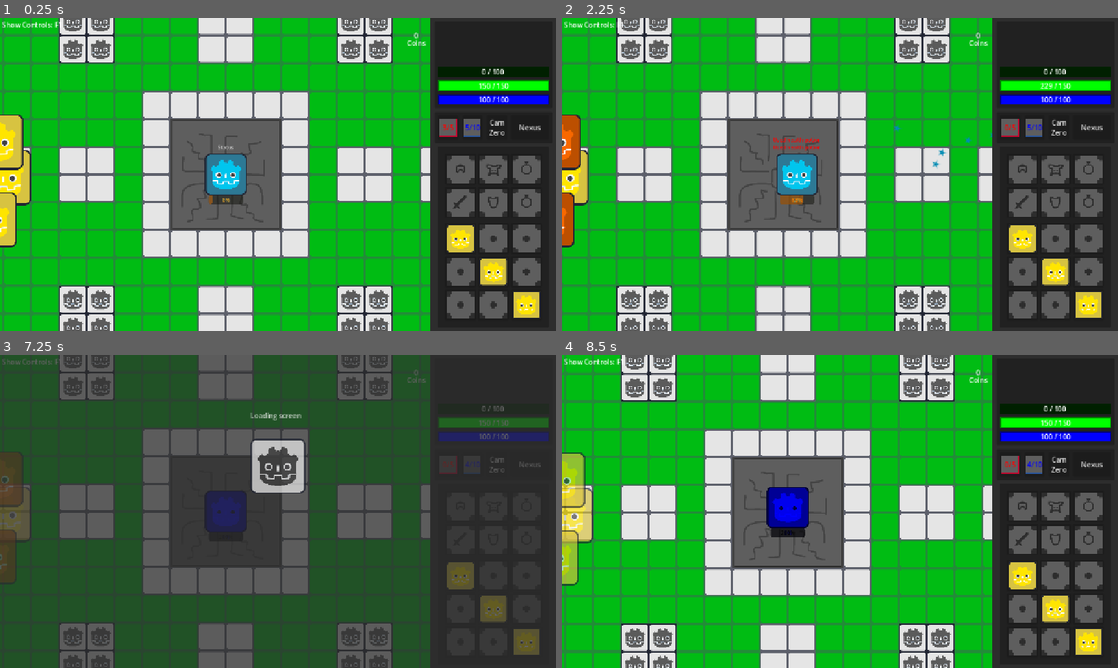
Above: before the commit, frames 1-4 (two rows, left to right).
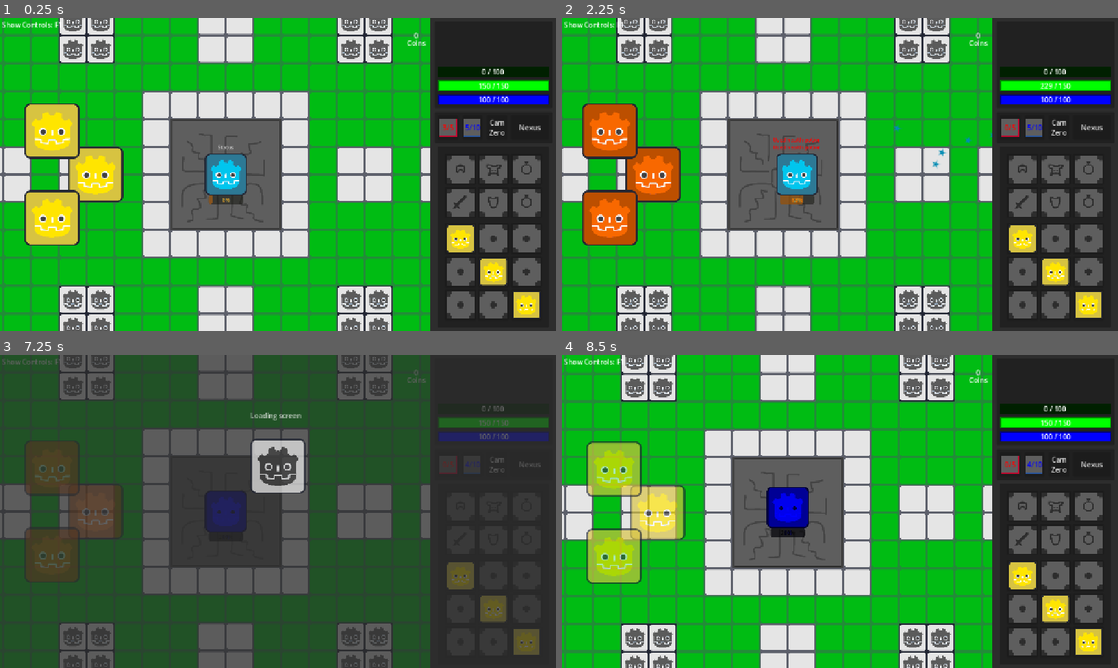
Above: after the commit, the same moments.

Repository: richiii999/ddd
Game: Godot game, scene res://Script Classes and Base Scenes/GameManager.tscn
The game is run twice, just before and just after one commit, with the same random seed, the same clock (stepped at 60 frames per second) and the same inputs.
Inputs (mouse positions are in pixels of both pictures, inside the frame that each line leads up to):
- Up to frame 1 (0.25 s): no input
- Up to frame 2 (2.25 s): click "3/5" at 0.5 s; click "2/5" at 1.25 s; move the mouse to (789, 133) at 2.02 s; hold Right (right) from 2.03 s (still down); tap H (HPot) at 2.1 s
- Up to frame 3 (7.25 s): move the mouse to (166, 527) at 2.77 s; release Right (right) at 2.78 s; hold Down (down) 2.78-3.53 s; tap E (Interact) at 2.85 s; move the mouse to (333, 442) at 3.52 s; press the mouse at (333, 442) at 3.53 s; hold Right (right) 3.53-4.28 s; move the mouse to (250, 574) at 4.27 s; release the mouse at (250, 574) at 4.28 s; hold Up (up) 4.28-5.03 s; tap Q (Loot) at 4.35 s; move the mouse to (444, 558) at 5.02 s; hold Left (left) 5.03-6.53 s; tap G (MPot) at 5.1 s; move the mouse to (111, 464) at 5.77 s; tap N (Nexus) at 5.85 s; move the mouse to (305, 511) at 6.52 s; hold Down (down) from 6.53 s (still down); hold Right mouse button (RMB) from 6.53 s (still down)
- Up to frame 4 (8.5 s): move the mouse to (756, 433) at 7.27 s; release Down (down) at 7.28 s; release Right mouse button (RMB) at 7.28 s; hold Right (right) 7.28-8.03 s; tap - (minus) at 7.35 s; move the mouse to (962, 495) at 8.02 s; hold Up (up) from 8.03 s (still down); tap = (plus) at 8.1 s

The runs differ from the first frame. In frame 1, 6.9% of the frame differs, in the area x 0-23%, y 27-74%; in frame 2, 6.5%; in frame 3, 6.3%; in frame 4, 6.8%.

Commit message:
itemspawner stuff

Diff:
--- a/Entity/Player/Player.tscn
+++ b/Entity/Player/Player.tscn
@@ -80,7 +80,7 @@
 unique_name_in_owner = true
 metadata/_edit_use_anchors_ = true
 
-[node name="MP_Bar" parent="CanvasLayer/RMenu" index="4"]
+[node name="MP_Bar" parent="CanvasLayer/RMenu" index="4" unique_id=1104932176]
 allow_greater = true
 
 [node name="LoadingScreen" parent="CanvasLayer" unique_id=1453508200 instance=ExtResource("7_2h57d")]
--- a/Entity/Player/player.gd
+++ b/Entity/Player/player.gd
@@ -316,7 +316,6 @@
 		return
 
 	var openSlot : int = FirstEmptySlot()
-	var inv = $CanvasLayer/RMenu/Inventory
 	var pickedItem : Item = $ItemPickupRange.smartArea[0].find_child("ItemSlot").get_child(0) # First touched groundItem has priority
 	if (pickedItem == null):
 		push_warning("Null item picked up") # null shouldnt break inv, but still shouldnt happen (problem with the item)
--- a/Maps/Nexus.tscn
+++ b/Maps/Nexus.tscn
@@ -5,8 +5,6 @@
 [ext_resource type="PackedScene" uid="uid://tcx34hy287cs" path="res://Maps/Mechanics/Waygate.tscn" id="3_rty01"]
 [ext_resource type="PackedScene" uid="uid://blyjhm2j5onnb" path="res://Maps/Mechanics/EnemyPackSpawner.tscn" id="4_6ppdv"]
 [ext_resource type="PackedScene" uid="uid://c2lryasv0namt" path="res://Entity/Enemy/Dummy.tscn" id="5_np840"]
-[ext_resource type="PackedScene" uid="uid://bkpkshofyjcse" path="res://UI/Item/Items/Coin.tscn" id="6_1hknf"]
-[ext_resource type="PackedScene" uid="uid://bxg67641quuf5" path="res://UI/Item/ground_item.tscn" id="6_6ie80"]
 [ext_resource type="PackedScene" uid="uid://bbmy3615xp8ba" path="res://Maps/NPC/DialogueTest.tscn" id="8_cyj7h"]
 [ext_resource type="PackedScene" uid="uid://d1qn6ah5n7134" path="res://Maps/NPC/Shop/ShopTest.tscn" id="9_22jxy"]
 
@@ -31,41 +29,6 @@
 maxMobs = 1
 spawnRadius = 0
 
-[node name="testItems" type="Node" parent="." unique_id=725480222]
-
-[node name="GroundItem" parent="testItems" unique_id=597177820 instance=ExtResource("6_6ie80")]
-position = Vector2(-729, -83)
-
-[node name="GroundItem2" parent="testItems" unique_id=1255367098 instance=ExtResource("6_6ie80")]
-position = Vector2(-729, -11)
-
-[node name="GroundItem3" parent="testItems" unique_id=1257386616 instance=ExtResource("6_6ie80")]
-position = Vector2(-729, 82)
-
-[node name="GroundItem4" parent="testItems" unique_id=1422439820 instance=ExtResource("6_6ie80")]
-position = Vector2(-512, 7)
-
-[node name="GroundItem5" parent="testItems" unique_id=241576961 instance=ExtResource("6_6ie80")]
-position = Vector2(-609, -99)
-
-[node name="GroundItem6" parent="testItems" unique_id=420261174 instance=ExtResource("6_6ie80")]
-position = Vector2(-608, -27)
-
-[node name="GroundItem7" parent="testItems" unique_id=1192654278 instance=ExtResource("6_6ie80")]
-position = Vector2(-608, 32)
-
-[node name="GroundItem8" parent="testItems" unique_id=410372538 instance=ExtResource("6_6ie80")]
-position = Vector2(-607, 104)
-itemScene = ExtResource("6_1hknf")
-
-[node name="GroundItem9" parent="testItems" unique_id=632036917 instance=ExtResource("6_6ie80")]
-position = Vector2(-545, 104)
-itemScene = ExtResource("6_1hknf")
-
-[node name="GroundItem10" parent="testItems" unique_id=2072095981 instance=ExtResource("6_6ie80")]
-position = Vector2(-530, -75)
-itemScene = ExtResource("6_1hknf")
-
 [node name="NPCs" type="Node2D" parent="." unique_id=1660152077]
 
 [node name="DialogueTest" parent="NPCs" unique_id=61209940 instance=ExtResource("8_cyj7h")]
--- a/Script Classes and Base Scenes/gameManager.gd
+++ b/Script Classes and Base Scenes/gameManager.gd
@@ -25,6 +25,12 @@
 	player.currWorld = nexus
 	nexus.Waygates[0].EffectTrigger()
 
+	## Initial items
+	# Some coins
+	$ItemSpawner.SpawnItemByID(-2, Vector2(-300, 0))
+	$ItemSpawner.SpawnItemByID(-2, Vector2(-400, -100))
+	$ItemSpawner.SpawnItemByID(-2, Vector2(-400, 100))
+
 func quitGame():
 	print("manager: quitting game")
 	get_tree().root.propagate_notification(NOTIFICATION_WM_CLOSE_REQUEST) # Notify whole tree (so player can save and other stuff)
--- a/UI/Item/item_spawner.gd
+++ b/UI/Item/item_spawner.gd
@@ -1,40 +1,46 @@
 class_name ItemSpawner extends Node ## ItemSpawner: Recieves signals to spawn items in the world
 
 var groundItemScene = load("res://UI/Item/ground_item.tscn") # GroundItem node to isntantiate whenever item spawned
+
+var specialItems : Array[Resource] = [ # Negative item IDs
+	load("res://UI/Item/Items/TEST_ITEM.tscn"), # -0, shouldnt be possible
+	load("res://UI/Item/Items/TEST_ITEM.tscn"), # -1
+	load("res://UI/Item/Items/Coin.tscn")       # -2
+]
+
 var items : Array[Resource] = [ # Index of this array == "itemID" used throughout the code
-	load("res://UI/Item/Items/TEST_ITEM.tscn"),
+	load("res://UI/Item/Items/TEST_ITEM.tscn"), # NOTE: Present in both arrays index 0
 	load("res://UI/Item/Items/test_chestplate.tscn")
 ]
 
-func SpawnItemByID( itemID : int = 0, pos = Vector2(0,0) ): # Spawns items[itemID] @ Pos
-	if itemID > len(items) or itemID < 0: # Bounds check
-		push_warning("ItemID out of bounds for Items[]")
+func SpawnItemByID(itemID : int, pos : Vector2): # Spawns items[itemID] at Pos(X,Y)
+	if itemID > len(items) - 1 or itemID < (len(specialItems) - 1) * -1:
+		push_warning("IndexOOB ItemID")
 		return
+
+	var newItem : Item = null # Create a new item
+	if itemID < 0: newItem = specialItems[itemID * -1].instantiate()
+	else: newItem = items[itemID].instantiate()
+
+	SpawnItem(newItem, pos)
+
+
+func SpawnItem(item : Item, pos : Vector2): # Spawns item at Pos(X,Y)
 
 	# TODO: Coordinates check (has tilemap tile at that coord)
 		# Not technically necessary but would catch some potential issues
 		# such as mismatch between absolute/local position being very far away from intended position
 
-	var item = items[itemID].instantiate() # Create Item and place it in a GroundItem
-	var groundItem = groundItemScene.instantiate()
-	groundItem.item = item
-
-	call_deferred("add_child", groundItem) # Place the GroundItem in the world (defferred cause of some error idk)
-	get_tree().process_frame.connect(groundItem.set_global_position.bind(pos), CONNECT_ONE_SHOT)
-	# TODO: still not working but atealst no more error
-
-
-func SpawnItem( item : Item = null, pos = Vector2(0,0) ): # Spawns item @ Pos
-	if item == null: # null case
-		push_warning("Invalid item")
-		return
-
-	# TODO: Coordinates check (has tilemap tile at that coord)
-		# Not technically necessary but would catch some potential issues
-		# such as mismatch between absolute/local position being very far away from intended position
-
+	# Attempt 1
 	var groundItem = groundItemScene.instantiate()
 	groundItem.item = item
 
 	add_child(groundItem) # Place the GroundItem in the world
 	groundItem.global_position = pos
+
+	# Attempt 2
+	#var groundItem = groundItemScene.instantiate()
+	#groundItem.item = newItem
+	#call_deferred("add_child", groundItem) # Place the GroundItem in the world
+	## TODO: still not working but atealst no more error
+	#get_tree().process_frame.connect(groundItem.set_global_position.bind(pos), CONNECT_ONE_SHOT)
